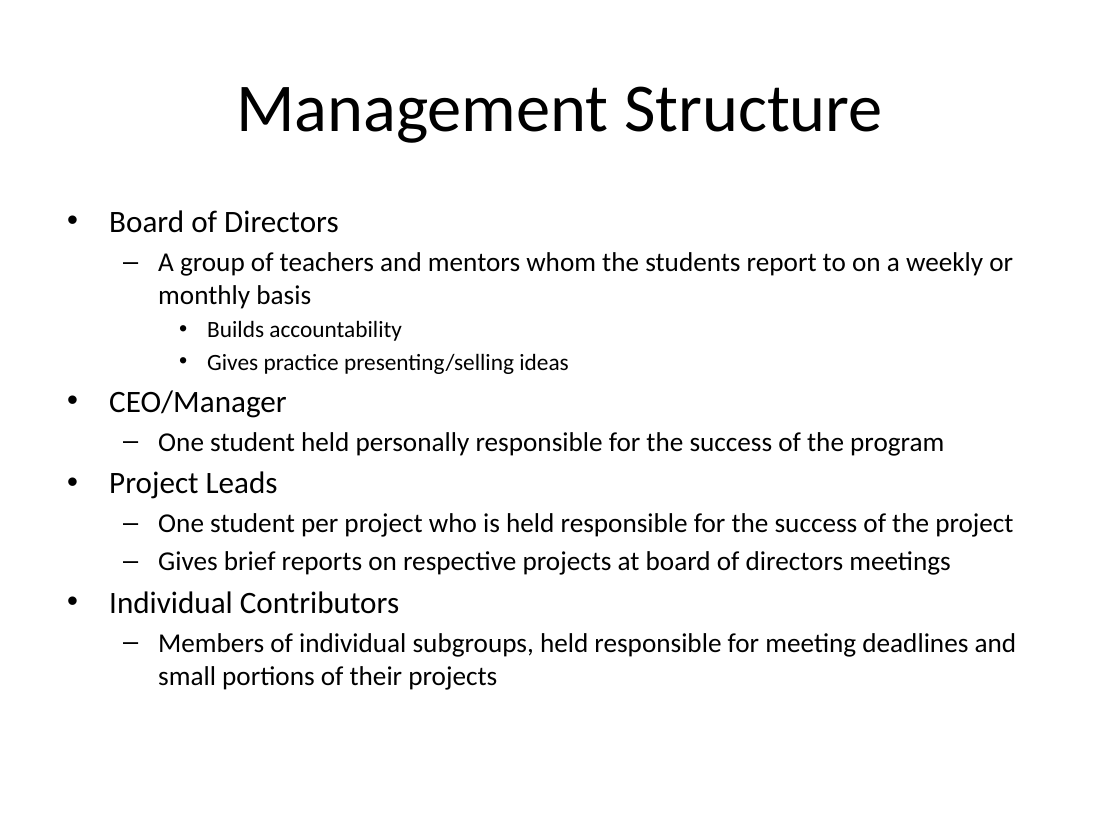
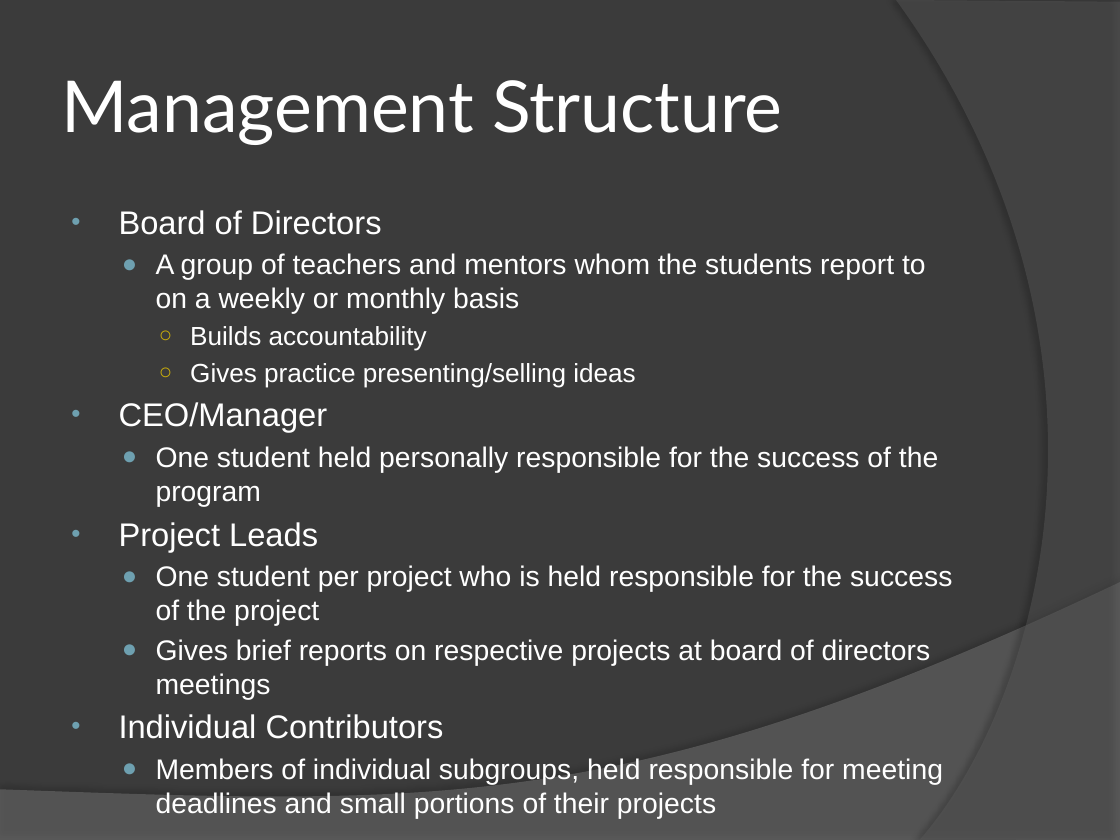
Before and after one commit to ChapResearch/ChapR, a slide deck: slide 9 of ChaprSVN/Promo/1st Board of Advisers Meeting.pptx (slide 8 before the commit). Drawn at 1120x840 pixels with LibreOffice and Linux fonts; fonts in the diff are those of the drawing. Boxes give left, top, right and bottom in pixels: in the first picture for what was removed or moved away, otherwise in the second. Text is boxed around its words. In the diff, an @@ line names an element or a change of style, - is before the commit and + after.

```diff
--- a/ChaprSVN/Promo/1st Board of Advisers Meeting.pptx
+++ b/ChaprSVN/Promo/1st Board of Advisers Meeting.pptx
@@ background #FFFFFF to #3B3B3B @@
@@ freeform shape added at <box>896,0,1120,840</box>, fill #5E5E5E at 40% opacity @@
@@ title "Management Structure" at <box>62,80,783,145</box>: size 44 to 46 pt, font Calibri to Lato, text colour #000000 to #FFFFFF; alignment centre to left @@
@@ text "Board of Directors" at <box>119,210,952,819</box>: size 20 to 21 pt in "Board of Directors", "CEO/Manager", "Project Leads", "Individual Contributors"; font Calibri to Arial, text colour #000000 to #FFFFFF; size 17.5 to 18.2 pt in "A group of teachers and mentors whom ...", "One student held personally responsible for the ...", "One student per project who is held ...", "Gives brief reports on respective projects at ..." and 1 more places; size 15 to 16.8 pt in "Builds accountability", "Gives practice presenting/selling ideas"; indent changed; bullet – to ●; bullet • to ○ @@
@@ freeform shape added at <box>0,582,1120,840</box>, fill #7F7F7F at 45% opacity @@
```
Also in this commit, not shown: 16 other slides changed, 2 slides added, 1 slide removed, 1 other file.
